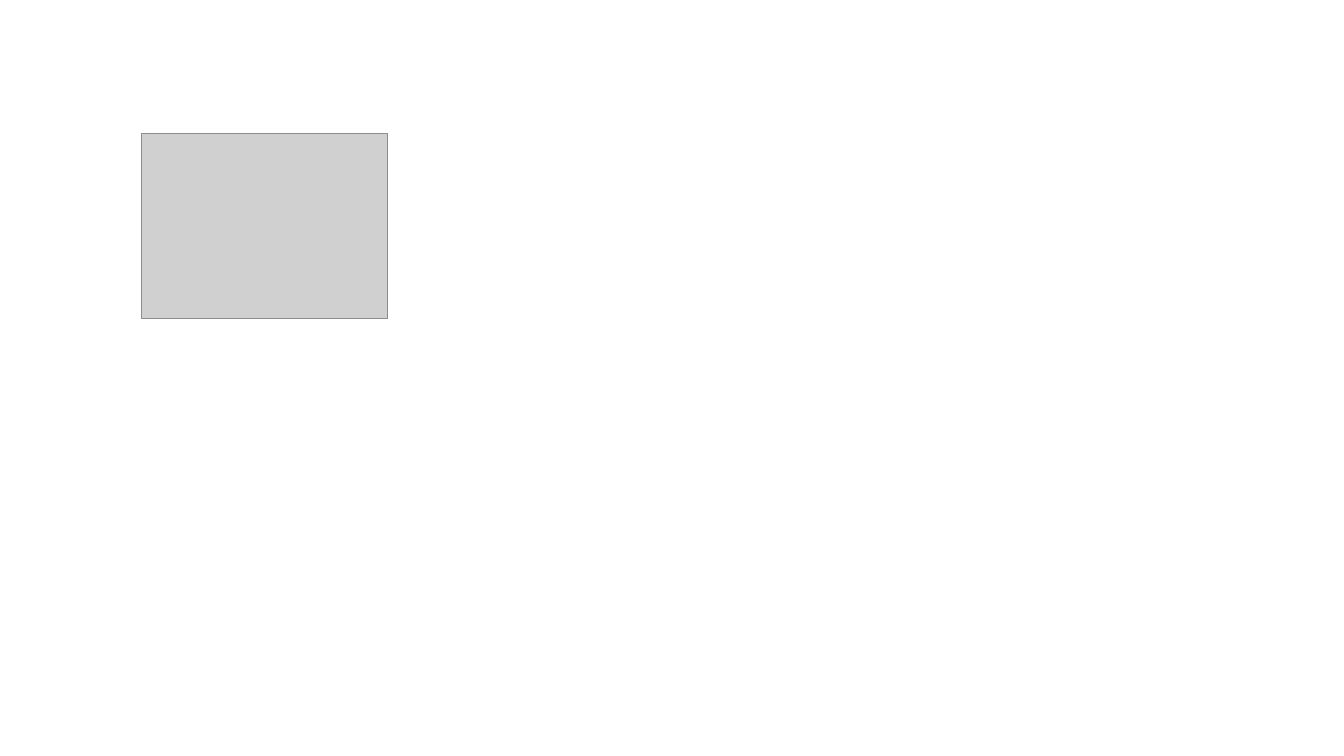
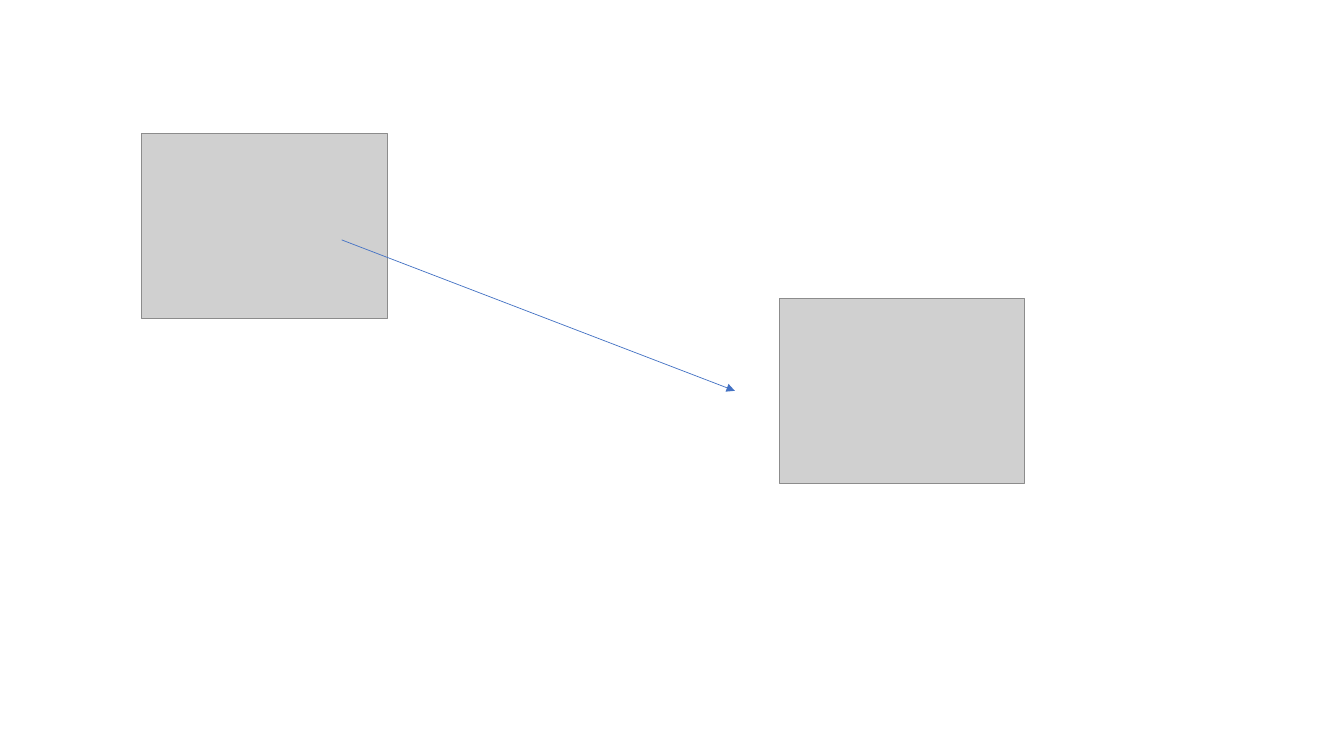
Before and after one commit to 1eyalsadot/the-5-agents, a slide deck: slide 2 of svetlana/outputs/2026-08-27-slide_6d-edited.pptx. Drawn at 1344x756 pixels with LibreOffice and Linux fonts; fonts in the diff are those of the drawing; grey boxes stand for pictures. Boxes give left, top, right and bottom in pixels: in the first picture for what was removed or moved away, otherwise in the second. Text is boxed around its words. In the diff, an @@ line names an element or a change of style, - is before the commit and + after.

```diff
--- a/svetlana/outputs/2026-08-27-slide_6d-edited.pptx
+++ b/svetlana/outputs/2026-08-27-slide_6d-edited.pptx
@@ arrow added from (342, 240) to (735, 391), #4472C4 0.5 pt @@
@@ picture added at <box>779,298,1025,483</box> @@
```
